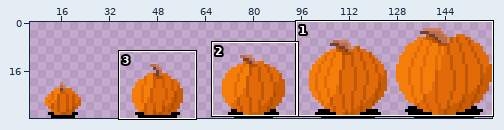
Sprite sheet, stored at assets/pumpkin_strip5.png. Above, an overview of the earlier version with the close-up marked.
Close-up. Before the edit:
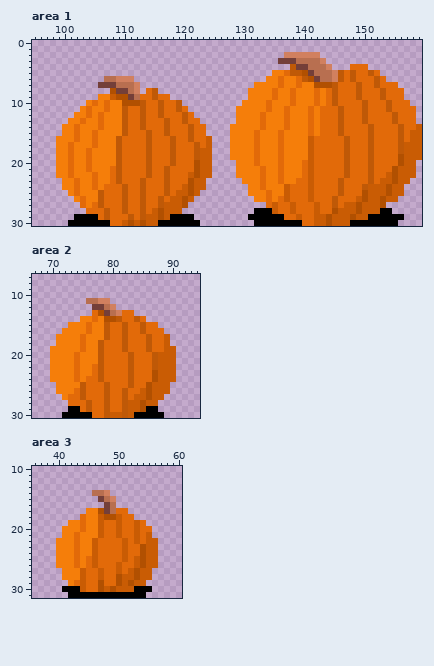
The file is 160x32 pixels. Shown: area 1: x 95..159, y 0..30; area 2: x 67..94, y 7..30; area 3: x 36..60, y 10..31. The wide view leaves out empty margins. The commit also changed other parts of the picture, which this record leaves out.
After:
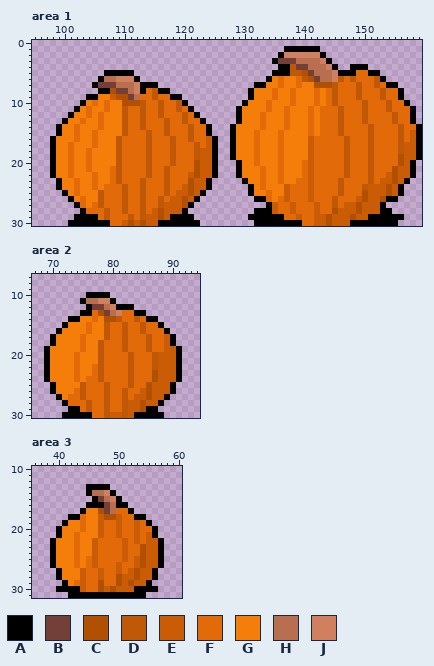
Palette (. is transparent): A #000000  B #743f39  C #b15001  D #bf5907  E #c95c04  F #e26a09  G #f57e0a  H #b86f50  J #d1805f
The exact change:
Area 1:
y 1: x 137..142 ...... -> AAAAAA
y 2: x 136 . -> A; x 143 . -> A
y 3: x 135 . -> A; x 144 . -> A
y 4: x 136..137 .. -> AA; x 145 . -> A; x 148..150 FFF -> AAA
y 5: x 107..111 ..... -> AAAAA; x 135..137 GGF -> AAA; x 146..148 DFD -> AAA; x 151..152 DF -> AA
y 6: x 106 . -> A; x 112 . -> A; x 134 G -> A; x 153 F -> A
y 7: x 105 . -> A; x 113..115 ... -> AAA; x 132..133 GG -> AA; x 154..155 FF -> AA
y 8: x 106..107 .. -> AA; x 113 . -> A; x 116..117 .. -> AA; x 131 G -> A; x 156 F -> A
y 9: x 104..105 .. -> AA; x 118..119 .. -> AA; x 131 G -> A; x 156 F -> A
y 10: x 103 . -> A; x 120 . -> A; x 130 G -> A; x 157 F -> A
y 11: x 102 . -> A; x 121 . -> A; x 129 G -> A; x 158 F -> A
y 12: x 101 . -> A; x 122 . -> A; x 129 G -> A; x 158 F -> A
y 13: x 100 . -> A; x 123 . -> A; x 129 G -> A; x 158 F -> A
y 14..15: x 99 . -> A; x 124 . -> A; x 128 G -> A; x 159 E -> A
y 16..19: x 98 . -> A; x 125 . -> A; x 128 G -> A; x 159 E -> A
y 20..22: x 98 . -> A; x 125 . -> A; x 129 G -> A; x 158 E -> A
y 23: x 99 . -> A; x 124 . -> A; x 130 G -> A; x 157 E -> A
y 24: x 99 . -> A; x 124 . -> A; x 131 G -> A; x 156 E -> A
y 25: x 100 . -> A; x 123 . -> A; x 131 G -> A; x 156 E -> A
y 26: x 101 . -> A; x 122 . -> A; x 132..133 GG -> AA; x 154..155 EE -> AA
y 27: x 102 . -> A; x 121 . -> A; x 134 F -> A; x 153 C -> A
y 28: x 103 . -> A; x 120 . -> A
Area 2:
y 10: x 76..79 .... -> AAAA
y 11: x 75 . -> A; x 80 . -> A
y 12: x 76 . -> A; x 81..83 ... -> AAA
y 13: x 75..76 .. -> AA; x 84..85 .. -> AA
y 14: x 73..74 .. -> AA; x 86..87 .. -> AA
y 15: x 72 . -> A; x 88 . -> A
y 16: x 71 . -> A; x 89 . -> A
y 17..18: x 70 . -> A; x 90 . -> A
y 19..24: x 69 . -> A; x 91 . -> A
y 25..26: x 70 . -> A; x 90 . -> A
y 27: x 71 . -> A; x 89 . -> A
y 28: x 72 . -> A; x 88 . -> A
Area 3:
y 13: x 45..48 .... -> AAAA
y 14: x 45 . -> A; x 49 . -> A
y 15: x 46 . -> A; x 50 . -> A
y 16: x 45..47 ... -> AAA; x 50..51 .. -> AA
y 17: x 44 . -> A; x 52 . -> A
y 18: x 42..43 .. -> AA; x 53..54 .. -> AA
y 19: x 41 . -> A; x 55 . -> A
y 20..21: x 40 . -> A; x 56 . -> A
y 22..26: x 39 . -> A; x 57 . -> A
y 27..28: x 40 . -> A; x 56 . -> A
y 29: x 41 . -> A; x 55 . -> A
y 30: x 40 . -> A; x 56 . -> A
Changed places in both close-ups, as pixel boxes (x1, y1, x2, y2):
changed: (50, 46, 422, 214)
added: (44, 292, 182, 406)
added: (50, 484, 164, 592)
